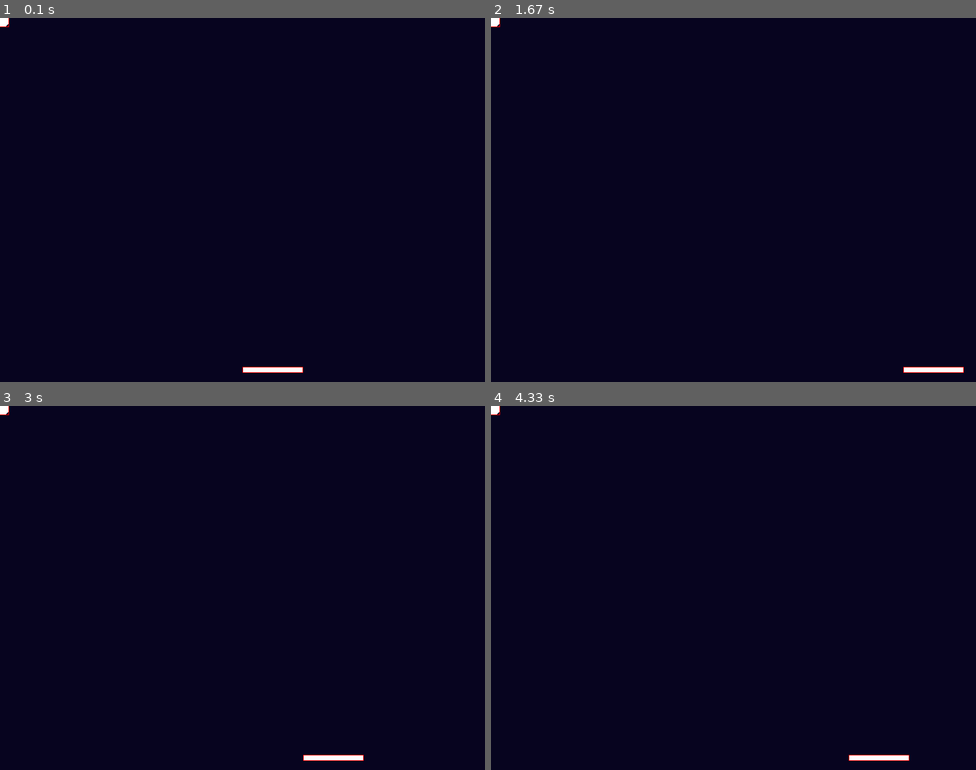
Above: before the commit, frames 1-4 (two rows, left to right).
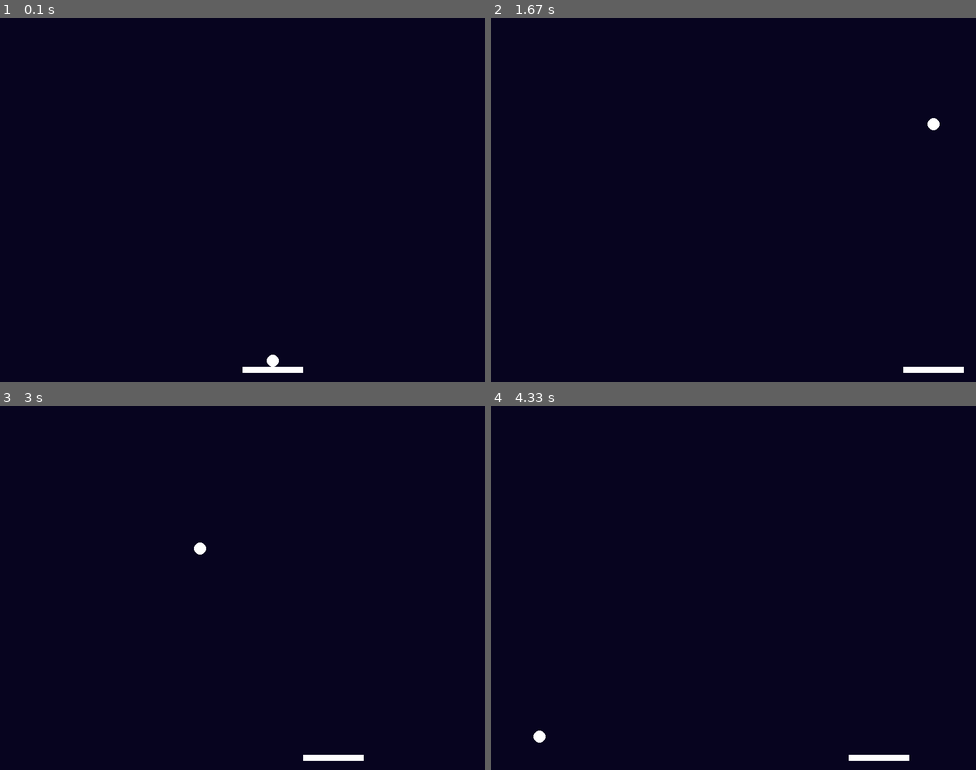
Above: after the commit, the same moments.

Repository: gnikkoch96/pygame-projects
Game: pygame game, started from brick_breaker/main.py
Same seed, same stepped clock (60 frames per second), same inputs: the game is played once before the commit and once after it.
Inputs:
- Up to frame 1 (0.1 s): no input
- Up to frame 2 (1.67 s): tap Space at 0.33, 0.73, 1.03, 1.23, 1.53 s; hold Right 0.67-1.13 s; hold Right 1.17-1.63 s
- Up to frame 3 (3 s): hold Left 1.67-2.2 s; tap Space at 1.73, 2.03, 2.3, 2.6, 2.73 s; hold Left 2.23-2.63 s; hold Right from 2.67 s (still down)
- Up to frame 4 (4.33 s): tap Space at 3.03, 3.4, 3.7, 3.9, 4.2 s; release Right at 3.3 s; hold Left 3.33-3.8 s; hold Right 3.83-4.3 s

The runs differ from the first frame. In frame 1, 0.2% of the frame differs, in the area x 0-63%, y 0-98%; in frame 2, 0.2%; in frame 3, 0.2%; in frame 4, 0.2%.

Commit message:
feat: ball attached to player and pressing space releases the ball

Diff:
--- a/brick_breaker/config.py
+++ b/brick_breaker/config.py
@@ -4,5 +4,5 @@
 BACKGROUND_COLOR: str = "#07041f"
 
 # game settings
-DEBUG_MODE = True
+DEBUG_MODE = False
 FPS: int = 60
--- a/brick_breaker/entities/ball.py
+++ b/brick_breaker/entities/ball.py
@@ -2,7 +2,7 @@
 from config import SCREEN_HEIGHT, SCREEN_WIDTH, DEBUG_MODE
 
 class Ball:
-    def __init__(self, x: int, y: int, radius: int = 10, speed_x: int = 2, speed_y: int = 2):
+    def __init__(self, x: int, y: int, radius: int = 10, speed_x: int = 5, speed_y: int = 5):
         self.x = x
         self.y = y
         self.radius = radius
@@ -15,7 +15,6 @@
     def handle_input(self):
         self.x, self.y = pygame.mouse.get_pos()
         self.hitbox.center = (self.x, self.y)
-
 
     def update(self):
         if DEBUG_MODE: return
--- a/brick_breaker/entities/player.py
+++ b/brick_breaker/entities/player.py
@@ -1,9 +1,10 @@
 import pygame
+from entities.ball import Ball
 from typing import Sequence
 from config import SCREEN_WIDTH, DEBUG_MODE
 
 class Player:
-    def __init__(self, x: int, y: int, width: int = 100, height: int = 10, speed: int = 5):
+    def __init__(self, x: int, y: int, ball: Ball, width: int = 100, height: int = 10, speed: int = 5):
         self.x = x
         self.y = y
         self.width = width
@@ -11,6 +12,8 @@
         self.speed = speed
         self.color = pygame.Color("#ffffff")
         self.hitbox = pygame.Rect(self.x, self.y, self.width, self.height)
+        self.ball = ball
+        self.ball_attached = True
 
     def handle_input(self, keys: Sequence[bool]):
         if (keys[pygame.K_LEFT] or keys[pygame.K_a]) and self.x >= 0:
@@ -21,11 +24,18 @@
 
         # let go of ball and/or speed up ball
         if keys[pygame.K_SPACE]:
-            pass
+            # release the ball
+            if self.ball_attached:
+                self.ball_attached = False
+
 
 
     def update(self):
         self.hitbox.topleft  = (self.x, self.y)
+
+        if self.ball and self.ball_attached:
+            self.ball.x = self.x + self.width // 2
+            self.ball.y = self.y - self.ball.radius
 
     def render(self, screen: pygame.Surface):
         pygame.draw.rect(screen, self.color, self.hitbox)
--- a/brick_breaker/main.py
+++ b/brick_breaker/main.py
@@ -17,8 +17,8 @@
 running: bool = True
 
 # game objs
-ball: Ball = Ball(SCREEN_WIDTH // 2, SCREEN_HEIGHT // 2)
-player: Player = Player(SCREEN_WIDTH //2, SCREEN_HEIGHT - 25)
+ball: Ball = Ball(50, 50)
+player: Player = Player(SCREEN_WIDTH //2, SCREEN_HEIGHT - 25, ball)
 
 def check_input():
     global running
@@ -36,7 +36,9 @@
 def update():
     handle_collision(ball, player, None)
     player.update()
-    ball.update()
+
+    if not player.ball_attached:
+        ball.update()
 
 def render():
     screen.fill(pygame.Color(BACKGROUND_COLOR))
